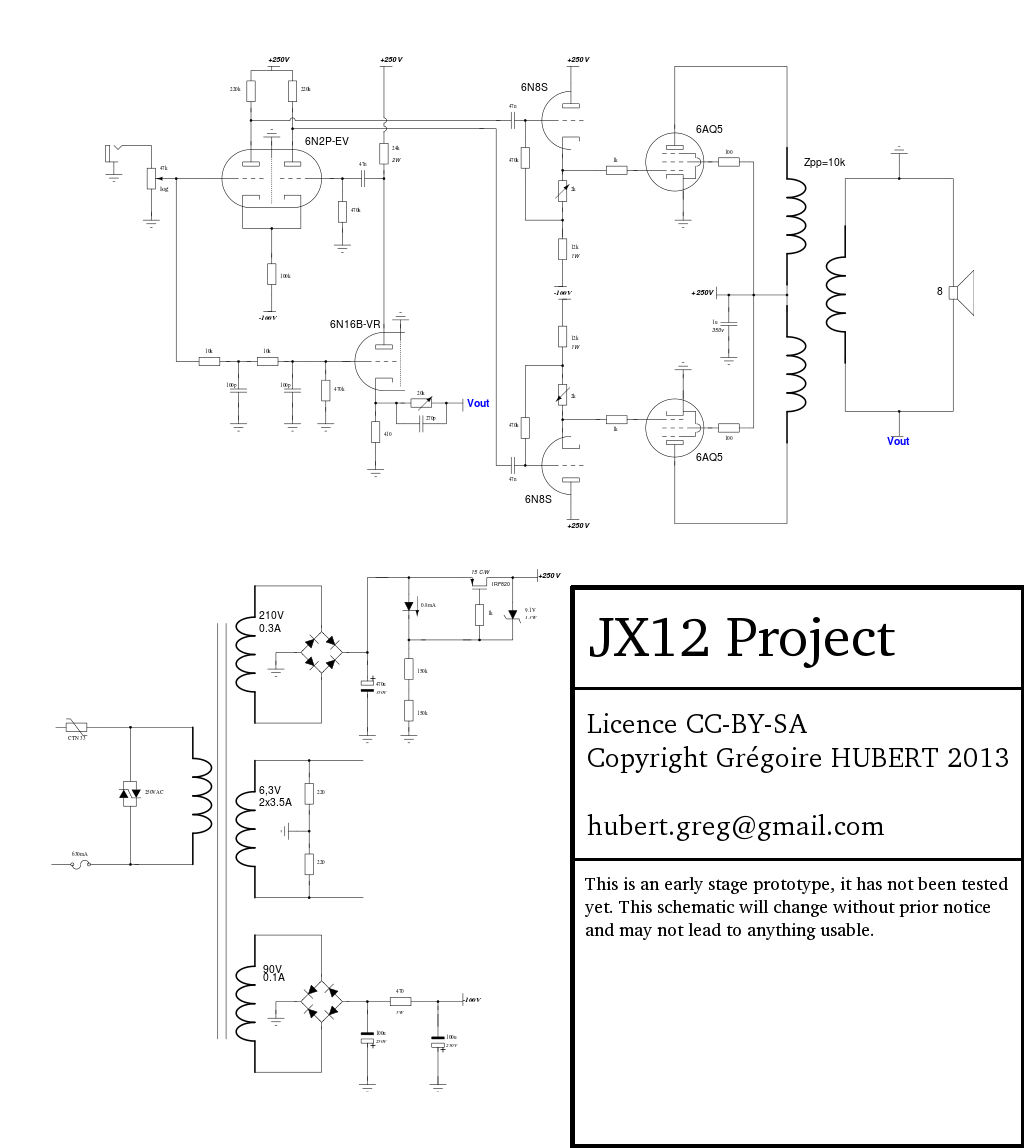
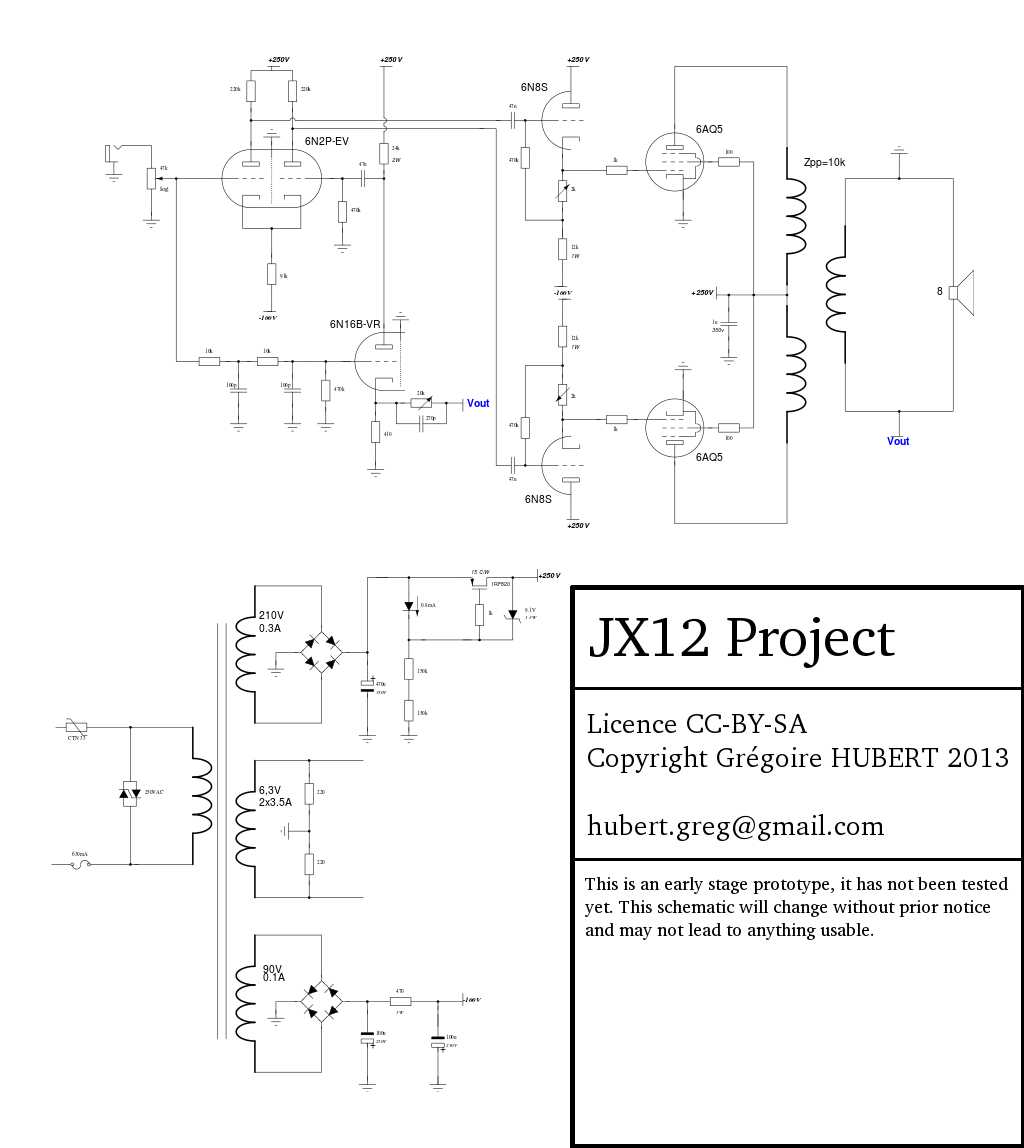
Before/after of a (1024, 1148) layered artwork. What changed in the layer stack:
painted on "JX12.svg" over [280, 273, 291, 279]
